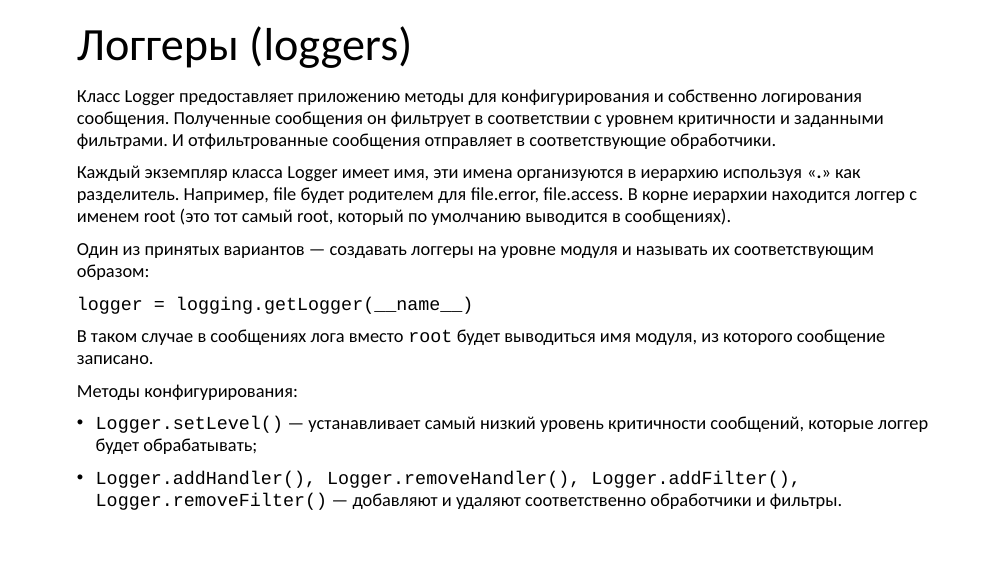
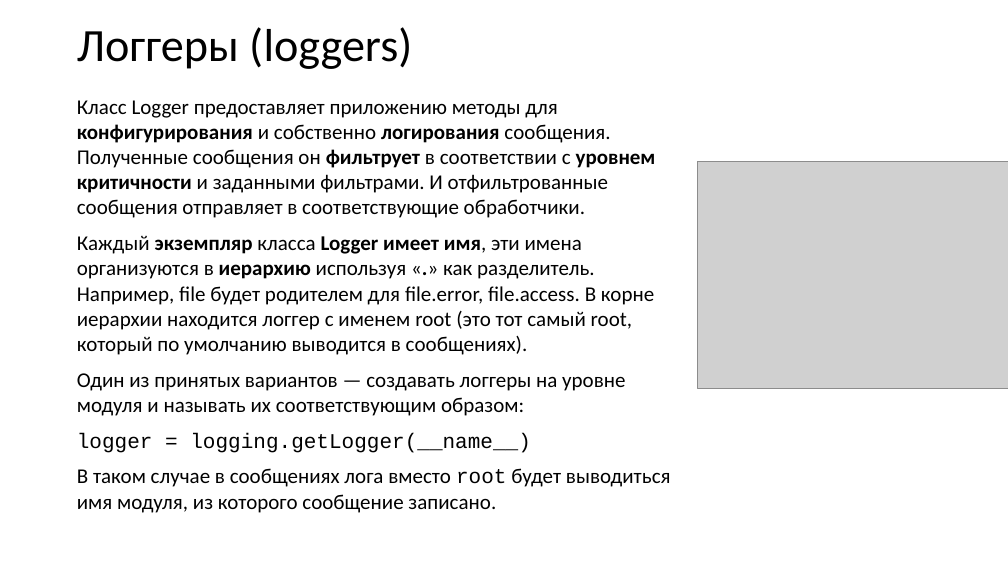
Before and after one commit to xtrueman/prog_instruments, a slide deck: slide 26 of presentations/Logging.pptx (slide 25 before the commit). Drawn at 1008x567 pixels with LibreOffice and Linux fonts; fonts in the diff are those of the drawing; grey boxes stand for pictures. Boxes give left, top, right and bottom in pixels: in the first picture for what was removed or moved away, otherwise in the second. Text is boxed around its words. In the diff, an @@ line names an element or a change of style, - is before the commit and + after.

Commit message:
logging

```diff
--- a/presentations/Logging.pptx
+++ b/presentations/Logging.pptx
@@ text "Класс Logger предоставляет приложению методы ...": place and size @@
-text "Класс Logger предоставляет приложению методы ..." at (77, 89, 928, 510)
+text "Класс Logger предоставляет приложению методы ..." at (77, 100, 671, 513)
@@ text "Класс Logger предоставляет приложению методы ..." at (77, 100, 671, 513): size 17.5 to 20 pt; bold on in "конфигурирования логирования фильтрует уровнем критичности", "экземпляр Logger имеет имя, иерархию" @@
@@ picture added at (698, 162, 1008, 389) @@
@@ text at (77, 384, 928, 510): paragraphs removed @@
-Методы конфигурирования:
-• Logger.setLevel() — устанавливает самый низкий уровень критичности сообщений, которые логгер будет обрабатывать;
-• Logger.addHandler(), Logger.removeHandler(), Logger.addFilter(),
-  Logger.removeFilter() — добавляют и удаляют соответственно обработчики и фильтры.
```
Also in this commit, not shown: 3 other slides changed, 1 slide added.
